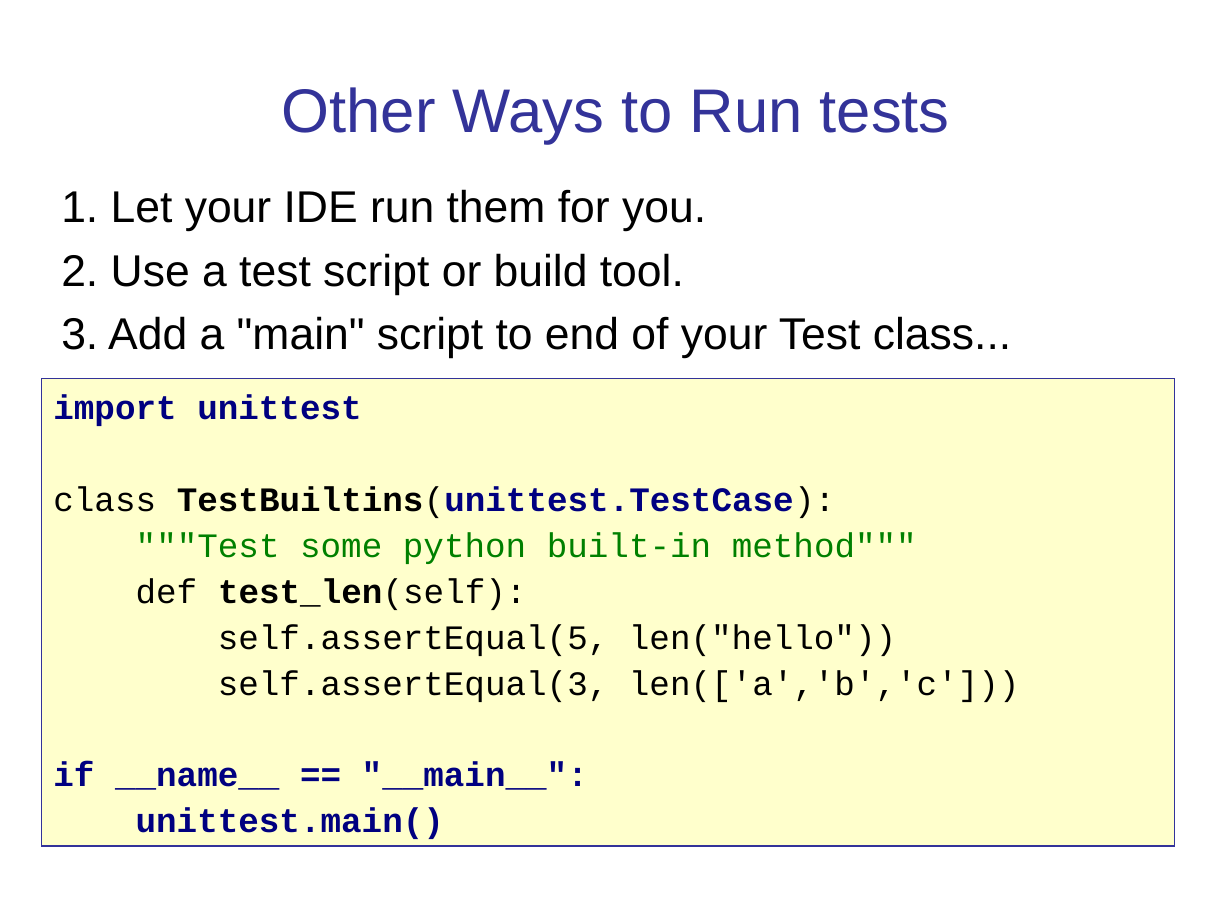
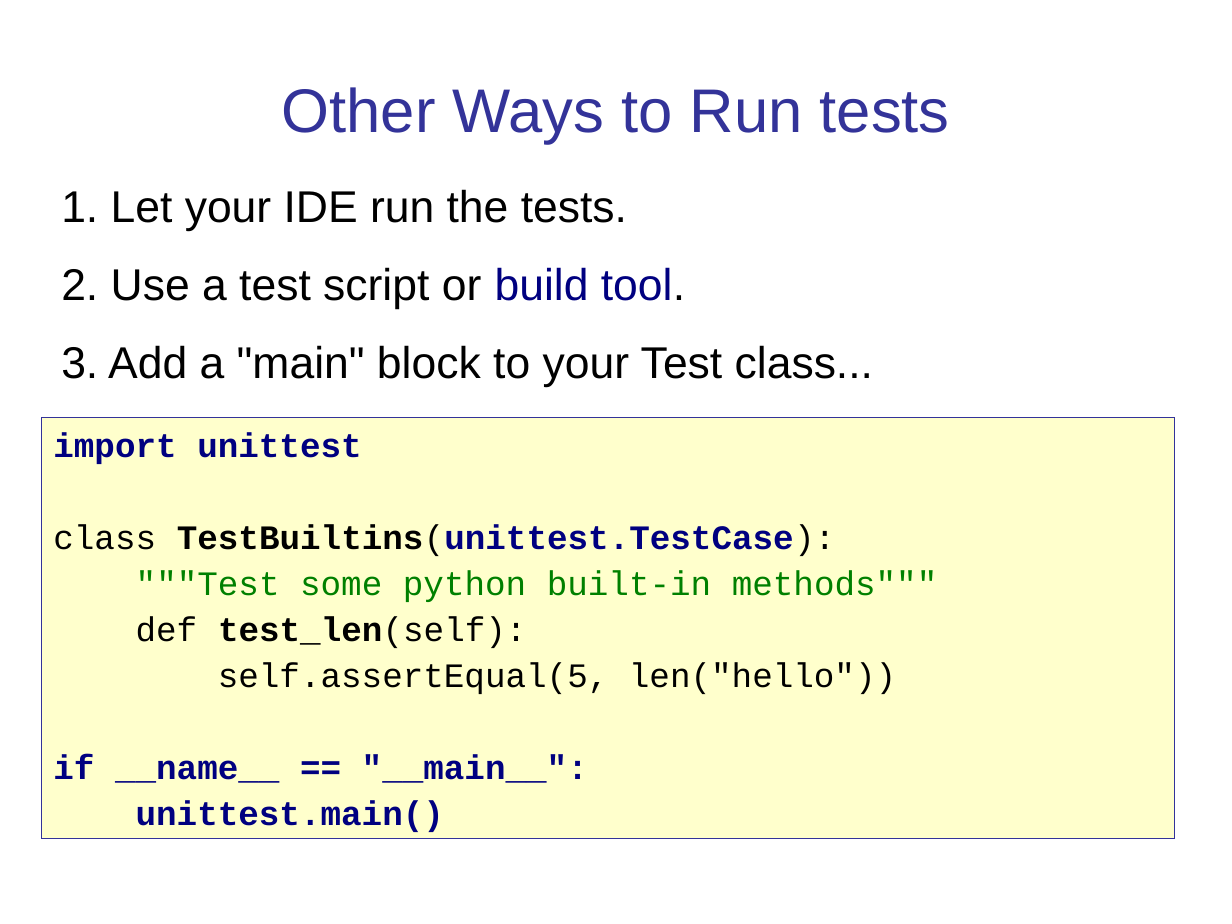
Before and after one commit to cpske/ISP, a slide deck: slide 7 of testing/PythonUnitTesting.ppt (slide 5 before the commit). Drawn at 1232x924 pixels with LibreOffice and Linux fonts; fonts in the diff are those of the drawing. Boxes give left, top, right and bottom in pixels: in the first picture for what was removed or moved away, otherwise in the second. Text is boxed around its words. In the diff, an @@ line names an element or a change of style, - is before the commit and + after.

```diff
--- a/testing/PythonUnitTesting.ppt
+++ b/testing/PythonUnitTesting.ppt
@@ text at [61, 189, 627, 232]: text changed @@
-1. Let your IDE run them for you.
+1. Let your IDE run the tests.
@@ text at [61, 267, 685, 309]: text colour #000000 to #000080 in "build tool."; more space between paragraphs @@
@@ text at [61, 345, 873, 387]: text changed @@
-3. Add a "main" script to end of your Test class...
+3. Add a "main" block to your Test class...
@@ rectangle "import unittest": place and size @@
-rectangle "import unittest" at [42, 378, 1175, 846]
+rectangle "import unittest" at [42, 418, 1175, 839]
@@ text in rectangle at [136, 570, 938, 602]: text changed @@
-"""Test some python built-in method"""
+"""Test some python built-in methods"""
@@ text in rectangle at [218, 670, 1020, 702]: paragraph removed @@
-self.assertEqual(3, len(['a','b','c']))
```
Also in this commit, not shown: 17 other slides changed, 3 slides added, 4 other files.
